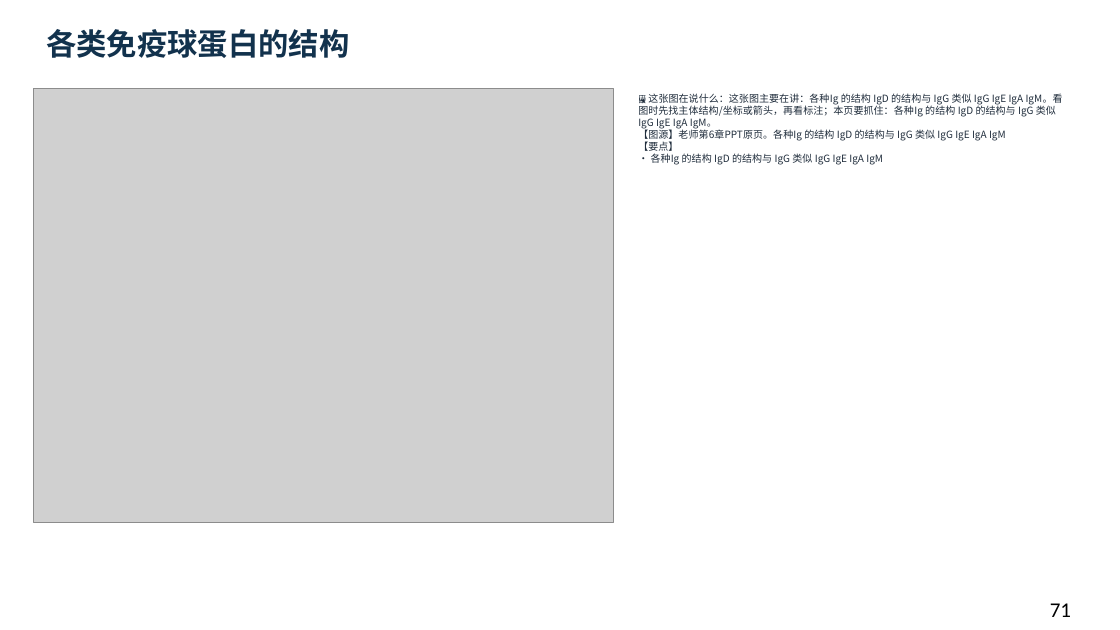
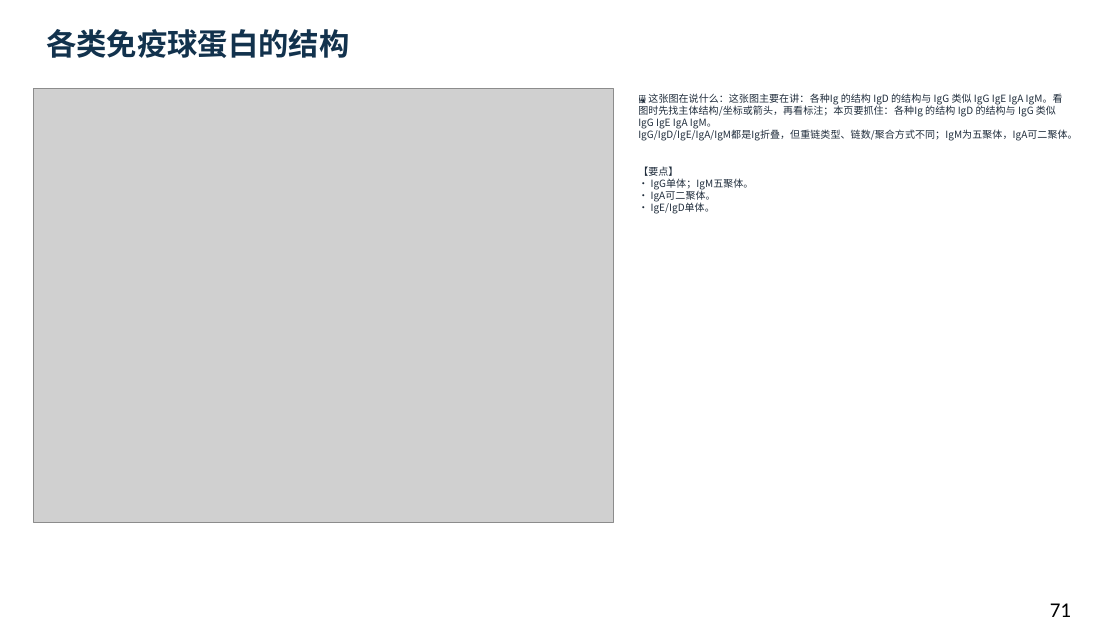
Before and after one commit to newkan-li/Biochemistry, a slide deck: slide 71 of downloads/bc04-ai-style.pptx. Drawn at 1120x630 pixels with LibreOffice and Linux fonts; fonts in the diff are those of the drawing; grey boxes stand for pictures. Boxes give left, top, right and bottom in pixels: in the first picture for what was removed or moved away, otherwise in the second. Text is boxed around its words. In the diff, an @@ line names an element or a change of style, - is before the commit and + after.

```diff
--- a/downloads/bc04-ai-style.pptx
+++ b/downloads/bc04-ai-style.pptx
@@ text at (638,93,1077,214): text changed @@
-🖼 这张图在说什么：这张图主要在讲：各种Ig 的结构 IgD 的结构与 IgG 类似 IgG IgE IgA IgM。看图时先找主体结构/坐标或箭头，再看标注；本页要抓住：各种Ig 的结构 IgD 的结构与 IgG 类似 IgG IgE IgA IgM。
-【图源】老师第6章PPT原页。各种Ig 的结构 IgD 的结构与 IgG 类似 IgG IgE IgA IgM
-【要点】
-• 各种Ig 的结构 IgD 的结构与 IgG 类似 IgG IgE IgA IgM
+🖼 这张图在说什么：这张图主要在讲：各种Ig 的结构 IgD 的结构与 IgG 类似 IgG IgE IgA IgM。看图时先找主体结构/坐标或箭头，再看标注；本页要抓住：各种Ig 的结构 IgD 的结构与 IgG 类似 IgG IgE IgA IgM。
+IgG/IgD/IgE/IgA/IgM都是Ig折叠，但重链类型、链数/聚合方式不同；IgM为五聚体，IgA可二聚体。
+【要点】
+• IgG单体；IgM五聚体。
+• IgA可二聚体。
+• IgE/IgD单体。
```
Also in this commit, not shown: 16 other slides changed, 6 slides added, 6 other files.
